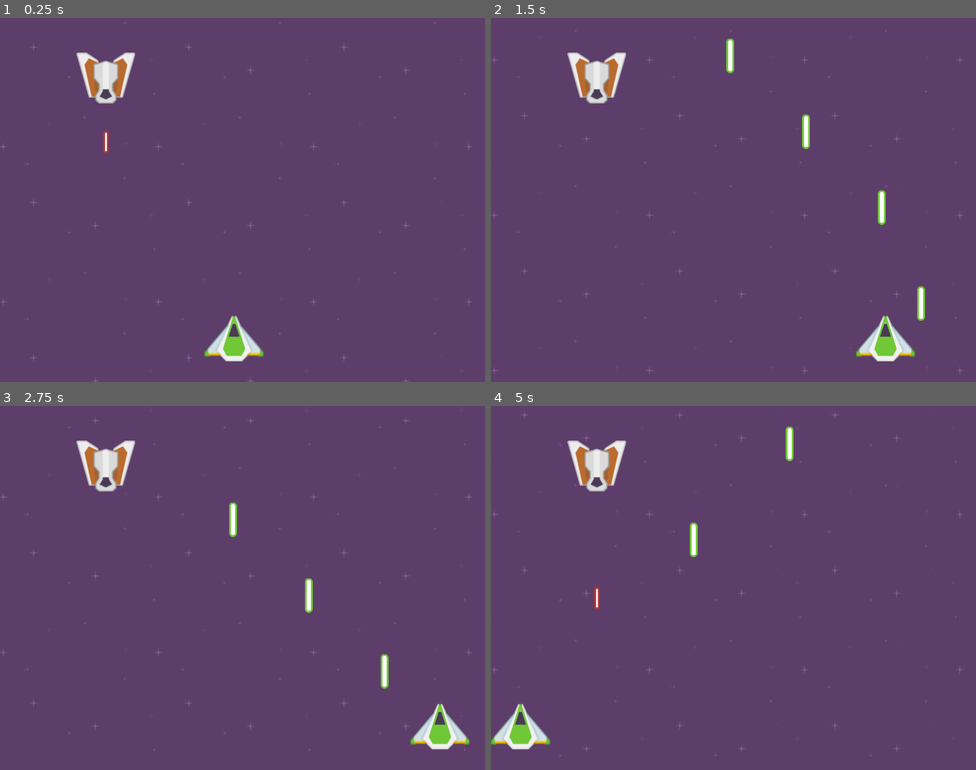
Above: before the commit, frames 1-4 (two rows, left to right).
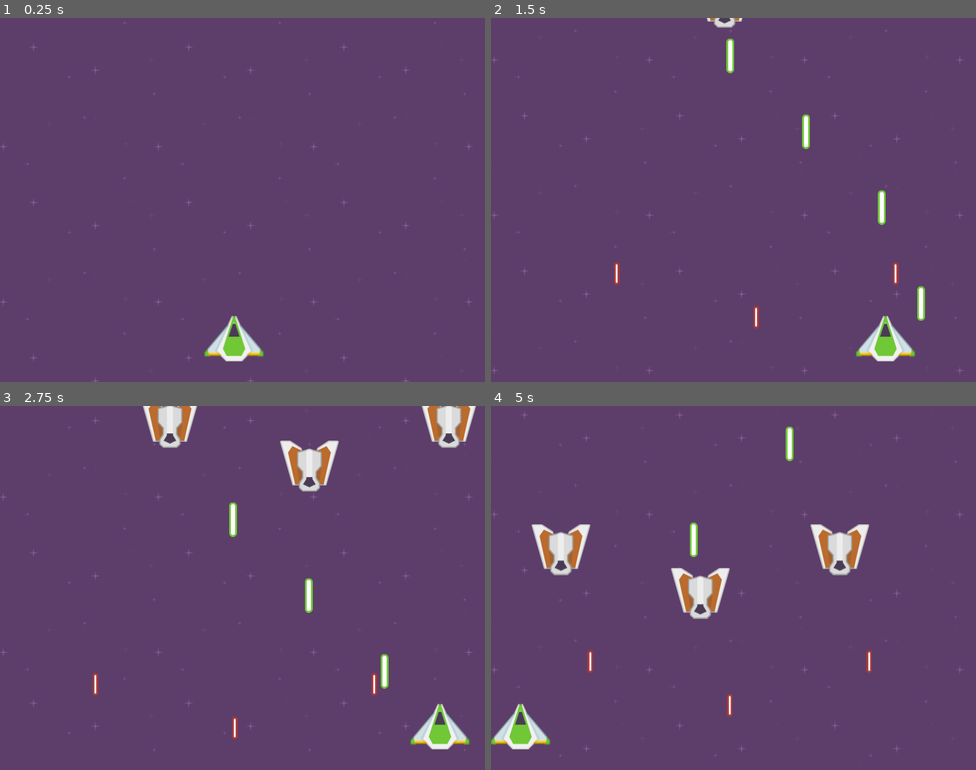
Above: after the commit, the same moments.

Repository: henriquelima92/godot-space-attack
Game: Godot game, scene res://scenes/Main.tscn
Same seed, same stepped clock (60 frames per second), same inputs: the game is played once before the commit and once after it.
Inputs:
- Up to frame 1 (0.25 s): no input
- Up to frame 2 (1.5 s): hold Right (right) 0.53-1.28 s; hold Space (shoot) 0.53-1.28 s; hold Left (left) from 1.28 s (still down); tap Space (shoot) at 1.35 s
- Up to frame 3 (2.75 s): release Left (left) at 2.03 s; hold Right (right) from 2.03 s (still down); hold Space (shoot) from 2.03 s (still down)
- Up to frame 4 (5 s): release Space (shoot) at 2.78 s; tap Space (shoot) at 2.85, 4.35 s; release Right (right) at 3.53 s; hold Space (shoot) 3.53-4.28 s; hold Left (left) from 3.53 s (still down)

The runs differ from the first frame. In frame 1, 1.2% of the frame differs, in the area x 15-28%, y 9-38%; in frame 2, 1.4%; in frame 3, 4.3%; in frame 4, 4.7%, in the area x 8-79%, y 9-86%.

Commit message:
Added formation, formation spawner and formation movement.

Diff:
--- /dev/null
+++ b/scenes/Formation.tscn
@@ -0,0 +1,16 @@
+[gd_scene load_steps=3 format=2]
+
+[ext_resource path="res://scenes/Enemy.tscn" type="PackedScene" id=1]
+[ext_resource path="res://scripts/Formation.gd" type="Script" id=2]
+
+[node name="Formation" type="Node2D"]
+script = ExtResource( 2 )
+
+[node name="Enemy" parent="." instance=ExtResource( 1 )]
+position = Vector2( -230, 2 )
+
+[node name="Enemy2" parent="." instance=ExtResource( 1 )]
+position = Vector2( 0, 74 )
+
+[node name="Enemy3" parent="." instance=ExtResource( 1 )]
+position = Vector2( 230, 2 )
--- a/scenes/Main.tscn
+++ b/scenes/Main.tscn
@@ -1,8 +1,9 @@
-[gd_scene load_steps=4 format=2]
+[gd_scene load_steps=5 format=2]
 
 [ext_resource path="res://scenes/Background.tscn" type="PackedScene" id=1]
 [ext_resource path="res://scenes/Player.tscn" type="PackedScene" id=2]
-[ext_resource path="res://scenes/Enemy.tscn" type="PackedScene" id=3]
+[ext_resource path="res://scenes/Formation.tscn" type="PackedScene" id=3]
+[ext_resource path="res://scripts/Spawner.gd" type="Script" id=4]
 
 [node name="Main" type="Node"]
 
@@ -11,5 +12,6 @@
 [node name="Player" parent="Background" instance=ExtResource( 2 )]
 position = Vector2( 386.366, 528.825 )
 
-[node name="Enemy" parent="Background" instance=ExtResource( 3 )]
-position = Vector2( 174.836, 99.2896 )
+[node name="Spawner" type="Node2D" parent="Background"]
+script = ExtResource( 4 )
+formation = ExtResource( 3 )
--- /dev/null
+++ b/scripts/Formation.gd
@@ -0,0 +1,32 @@
+extends Node2D
+
+
+export var speed = 100
+
+var target_position
+var left_bound
+var right_bound
+var is_in_position = false
+var direction = 1
+
+func _ready():
+	target_position = rand_range(200, get_viewport_rect().size.y / 2)
+	left_bound = position.x - 100
+	right_bound = position.x + 100
+	direction = 1 if rand_range(0,100) > 50 else -1
+
+func _process(delta):
+	movement(delta)
+	position.x += speed * direction * delta
+	if position.x > right_bound:
+		direction = -1
+	elif position.x < left_bound:
+		direction = 1
+
+func movement(delta):
+	if is_in_position:
+		return
+	position.y += speed * delta
+	if position.y >= target_position:
+		position.y = target_position
+		is_in_position = true
--- /dev/null
+++ b/scripts/Spawner.gd
@@ -0,0 +1,23 @@
+extends Node2D
+
+export (PackedScene) var formation
+
+var center
+var offset = 100
+
+func _ready():
+	center = get_viewport().get_visible_rect().size.x / 2
+	_spawn_formation()
+
+func _spawn_formation():
+	randomize()
+	var position_x = rand_range(center - offset, center + offset)
+	var position_y = -250
+
+	var new_formation = formation.instance()
+	new_formation.position = Vector2(position_x, position_y)
+	add_child(new_formation)
+
+# Called every frame. 'delta' is the elapsed time since the previous frame.
+#func _process(delta):
+#	pass
